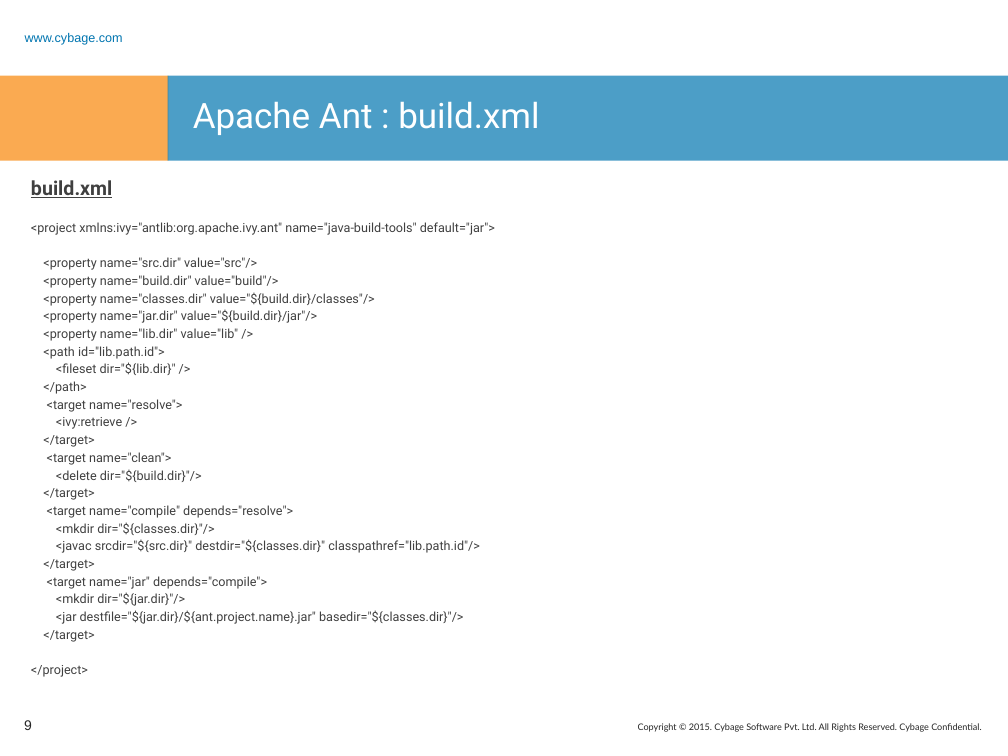
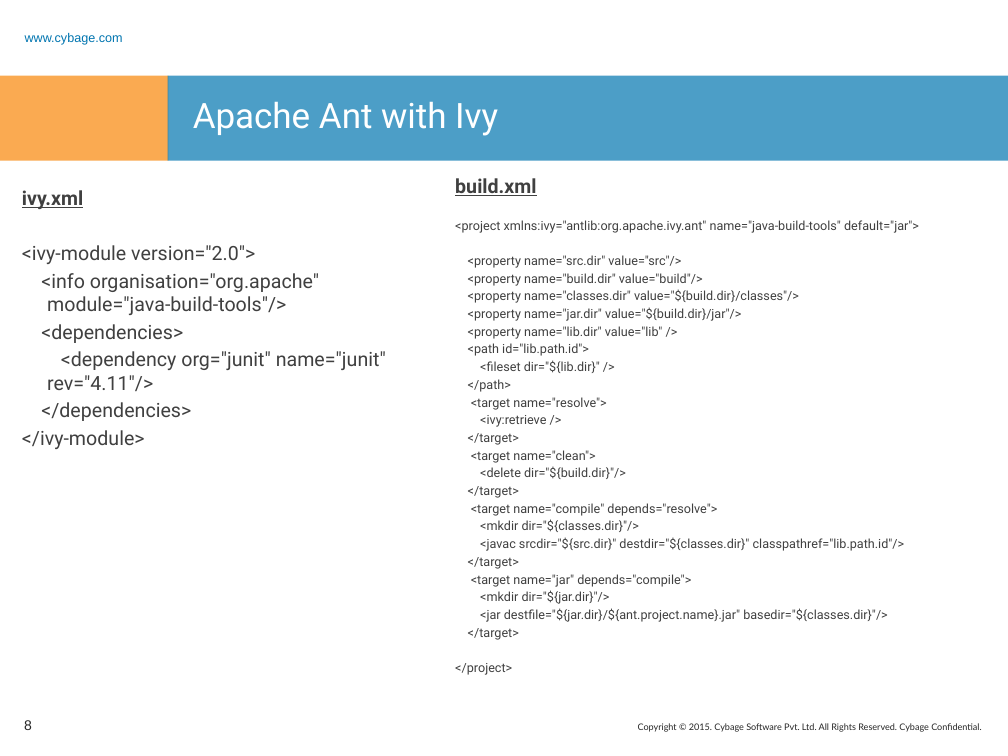
Before and after one commit to rashmitk/Documentation, a slide deck: slide 8 of SBT/SBT.pptx (slide 9 before the commit). Drawn at 1008x756 pixels with LibreOffice and Linux fonts; fonts in the diff are those of the drawing; background and template pictures are left out. Boxes give left, top, right and bottom in pixels: in the first picture for what was removed or moved away, otherwise in the second. Text is boxed around its words. In the diff, an @@ line names an element or a change of style, - is before the commit and + after.

```diff
--- a/SBT/SBT.pptx
+++ b/SBT/SBT.pptx
@@ title at [193,101,498,136]: text changed @@
-Apache Ant : build.xml
+Apache Ant with Ivy
@@ text "build.xml": place and size @@
-text "build.xml" at [31,180,495,677]
+text "build.xml" at [455,178,919,675]
@@ text added at [22,190,386,449], 14 pt, text #404040 @@
+ivy.xml
+<ivy-module version="2.0">
+<info organisation="org.apache" module="java-build-tools"/>
+<dependencies>
+<dependency org="junit" name="junit" rev="4.11"/>
+</dependencies>
+</ivy-module>
@@ page number at [24,720,32,730]: text changed @@
-9
+8
```
Also in this commit, not shown: 2 other slides changed, 3 slides added, 2 slides removed.
